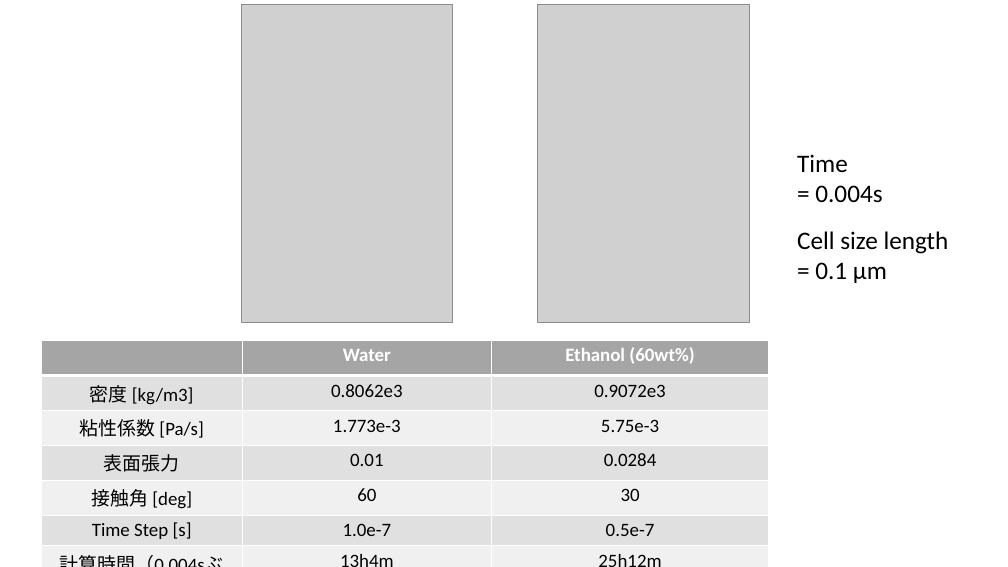
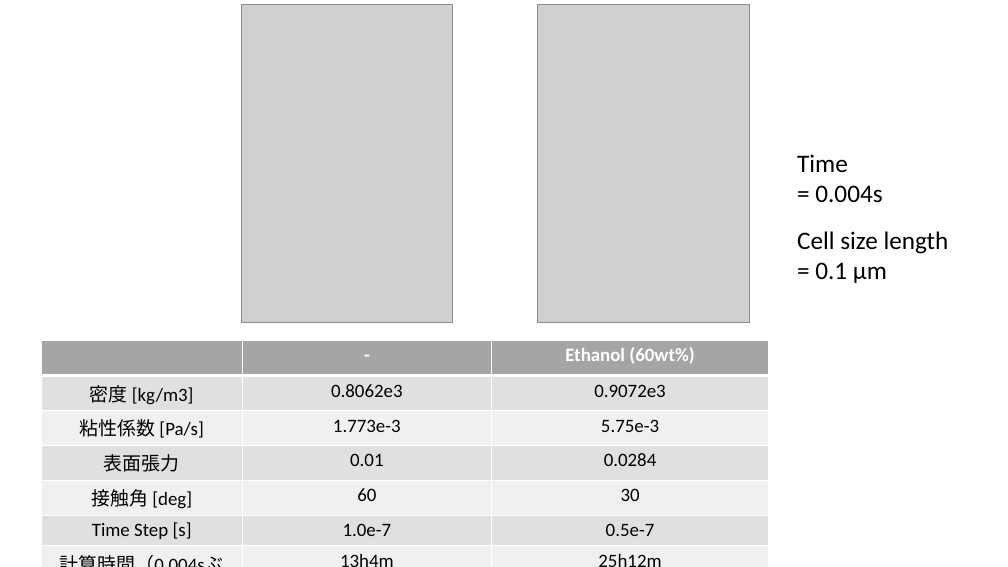
Before and after one commit to Kosei-lab/droplet, a slide deck: slide 2 of Ethanol-drop.pptx. Drawn at 1008x567 pixels with LibreOffice and Linux fonts; fonts in the diff are those of the drawing; grey boxes stand for pictures. Boxes give left, top, right and bottom in pixels: in the first picture for what was removed or moved away, otherwise in the second. Text is boxed around its words. In the diff, an @@ line names an element or a change of style, - is before the commit and + after.

```diff
--- a/Ethanol-drop.pptx
+++ b/Ethanol-drop.pptx
@@ table at (x1=41, y1=340, x2=768, y2=559) @@
-row 1, column 2: Water
+row 1, column 2: -
```
Also in this commit, not shown: 1 other file.
